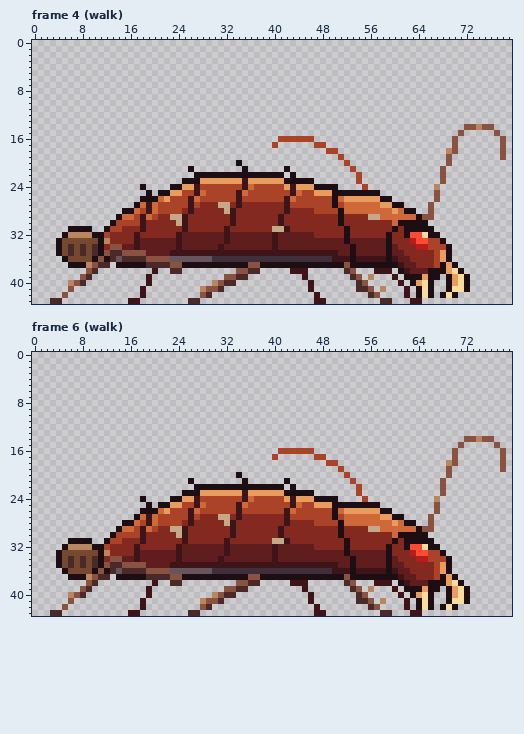
Two versions of one pixel-art file, assets/source/characters/scatterer/brood/brood-01.ase. Above, as it was before the edit.
80x44 pixels, 16 frames. Shown: frame 4 (walk), frame 6 (walk). The commit also changed other frames, which this record leaves out.
After the commit:
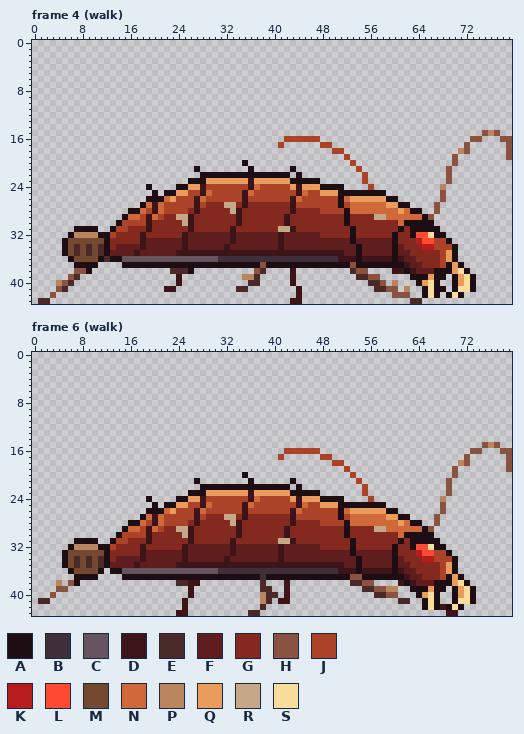
Palette (. is transparent): A #1c0e12  B #3e2f3a  C #66545e  D #3d1519  E #4a2a28  F #5f1d1d  G #84291f  H #8a5240  J #ab4329  K #b81c1c  L #ff4a32  M #74492f  N #d0693a  P #b98660  Q #ea9c5c  R #c4a888  S #f7dc9c
The edit:
Frame 4 (walk):
y 14: x 72..76 HHPHH -> .....
y 15: x 71 H -> .; x 75..76 .. -> HP
y 16: x 41 J -> .; x 47 . -> J; x 70 H -> .; x 73..74 .. -> HH; x 79 . -> H
y 17: x 40..41 J. -> .J; x 47 J -> .; x 49 . -> J; x 70 H -> .; x 72 . -> H; x 78..79 H. -> .H
y 18: x 49 J -> .; x 51 . -> J; x 69..72 PH.. -> ..PH; x 78..79 H. -> .H
y 19: x 51..52 J. -> .J; x 69..70 H. -> .H; x 78..79 H. -> .H
y 20: x 34..35 A. -> .A; x 52..53 J. -> .J; x 69..70 H. -> .H
y 21: x 26..27 A. -> .A; x 35..36 A. -> .A; x 42..43 A. -> .A; x 53..54 J. -> .J; x 68..69 H. -> .H
y 22: x 27 A -> .; x 42..44 .A. -> A.A; x 54..55 J. -> .J; x 68..69 H. -> .H
y 23: x 25 A -> .; x 28 Q -> A; x 35..36 DQ -> QD; x 42 A -> Q; x 47 . -> A; x 54..55 J. -> .J; x 68..69 H. -> .H
y 24: x 18..19 A. -> .A; x 23 A -> .; x 25 Q -> A; x 27..28 DJ -> QD; x 35..37 DNJ -> JDN; x 42..44 QDQ -> JQD; x 47 A -> Q; x 51 . -> A; x 55..56 J. -> .J; x 67..68 P. -> .P
y 25: x 19..21 A.A -> .A.; x 23 Q -> A; x 25 J -> Q; x 27..29 DNJ -> JDN; x 34..36 DNJ -> JDN; x 43..45 DNJ -> JDN; x 47 Q -> J; x 50 A -> Q; x 58 . -> A; x 67..68 H. -> .H
y 26: x 18 A -> .; x 21..23 NQJ -> ANQ; x 26..28 DNJ -> JDN; x 34..35 DJ -> JD; x 42..44 DNJ -> JDN; x 50..52 ANQ -> JAN; x 58 A -> Q; x 60 . -> A; x 67..68 H. -> .H
y 27: x 17..21 ANDNJ -> .ANDN; x 26..28 DJG -> JDJ; x 31 R -> G; x 33..35 GDG -> RGD; x 42..43 DJ -> GD; x 50..52 AJN -> JAJ; x 58 Q -> N; x 60 A -> Q; x 62 . -> A; x 66..67 H. -> .H
y 28: x 15 A -> .; x 17..21 NJDNJ -> ANJDN; x 25..27 GDG -> JGD; x 32..34 RDG -> GRD; x 42..43 DG -> GD; x 47 J -> G; x 51..52 AN -> JA; x 60..62 QNA -> NQN; x 64 . -> A; x 66..67 H. -> .H
y 29: x 14..15 AN -> .A; x 17..21 JDNJG -> NJDNJ; x 23 R -> G; x 25..26 DG -> RD; x 33..34 DG -> GD; x 41..42 DG -> GD; x 51..52 AG -> GA; x 56 R -> G; x 58 N -> R; x 64..65 AH -> NA
y 30: x 13..14 AJ -> .A; x 18..19 DG -> JD; x 24..26 RDG -> GRD; x 33..34 DG -> GD; x 41..42 DG -> GD; x 51..52 AG -> GA; x 60..61 NA -> GN; x 66 . -> A
y 31: x 6 A -> .; x 10 . -> A; x 12..13 AJ -> .A; x 15 G -> J; x 18..19 DG -> GD; x 25..26 DG -> GD; x 32..33 DG -> GD; x 40 R -> G; x 42..43 DG -> RD; x 52..53 AG -> GA; x 60..62 AGA -> GAG; x 67 . -> A
y 32: x 5..6 AP -> .A; x 10 A -> P; x 12..13 JG -> AJ; x 17..18 DG -> GD; x 24..25 DF -> GD; x 32..33 DF -> FD; x 40..41 DF -> FD; x 47 G -> F; x 52..53 AG -> GA; x 59..60 AG -> GA; x 62..63 AL -> GA; x 65..66 SA -> LS; x 68 . -> A
y 33: x 4..5 AM -> .A; x 11..12 AP -> MA; x 17..18 DF -> GD; x 24..25 DF -> FD; x 32..33 DF -> FD; x 40..41 DF -> FD; x 52..53 AF -> FA; x 59..60 AG -> FA; x 63..64 KL -> GK; x 66 J -> L; x 68..69 A. -> JA
y 34: x 4..14 AMEMEMEAGHH -> .AMEMEMEAGF; x 17..18 DF -> FD; x 24..25 DF -> FD; x 31..32 DF -> FD; x 40..41 DF -> FD; x 53..54 AF -> FA; x 59..61 AFG -> FAF; x 64 K -> G; x 66 J -> K; x 69..70 A. -> JA
y 35: x 4..18 AMEMEMEAHEEHHHH -> .AMEMEMEAFFFFDF; x 23 D -> F; x 51 F -> D; x 53..54 AF -> FA; x 59..60 AF -> FA; x 62 G -> F; x 67..70 JQA. -> GJQA
y 36: x 5..6 AM -> .A; x 10..22 AHAECEEEEHHHH -> MAEAACCCCCCCC; x 30 B -> C; x 50 D -> B; x 53..54 AD -> DA; x 59..61 ADF -> DAD; x 63 G -> F; x 67..70 JQA. -> GJQA
y 37: x 6 A -> .; x 9..12 PHEE -> AA..; x 14 A -> .; x 19..24 EEEEHH -> AAAAAA; x 36..38 HHA -> AAH; x 52..53 HA -> AH; x 61..62 DF -> AD; x 64 G -> F; x 67..71 JAQA. -> GJAQA
y 38: x 7..10 ..HE -> HHA.; x 20 D -> .; x 25..26 .. -> EA; x 34..38 HHEE. -> ...HE; x 44..45 DD -> ..; x 52..55 EH.. -> .EHH; x 57..63 DDD.ADF -> ...DDAD; x 66 A -> F; x 69..72 QSA. -> AQSA
y 39: x 6..9 ..HE -> HE..; x 19 D -> .; x 24 . -> D; x 32..37 HHEE.. -> ...PPE; x 43 . -> D; x 45 D -> .; x 53..57 EH.P. -> .EEHH; x 60 D -> .; x 62 A -> .; x 65..66 QA -> AQ; x 68..73 .AQSA. -> A.AQSA
y 40: x 4..8 ..PHE -> PHE..; x 19 D -> .; x 24 . -> D; x 30..33 PHEE -> ....; x 36..37 .. -> EE; x 43 . -> D; x 46 D -> .; x 54..58 EH... -> ..EEH; x 60..61 .D -> P.; x 63..67 AQSA. -> .AQSA; x 69..73 AQSA. -> .AQSA
y 41: x 4..6 ..H -> HE.; x 18 D -> .; x 22..23 .. -> DD; x 28..31 PHHE -> ....; x 34..35 .. -> EE; x 44 . -> D; x 46 D -> .; x 54..60 EEH.P.. -> ...EEHH; x 62 D -> P; x 64..70 ASA..AS -> .ASAA.A; x 72..73 A. -> SA
y 42: x 3 . -> H; x 5 H -> .; x 18 D -> .; x 28..29 HE -> ..; x 44 . -> D; x 47 D -> .; x 56..57 EH -> ..; x 60..62 ..D -> HHH; x 64..71 ASA.ASA. -> .ASA.ASA
y 43: x 1..4 ..EE -> EE..; x 16..17 DD -> ..; x 26..27 EE -> ..; x 43..44 .. -> DD; x 47..48 DD -> ..; x 58..59 EE -> ..; x 63..64 DD -> EE
Frame 6 (walk):
y 14: x 72..76 HHPHH -> .....
y 15: x 71 H -> .; x 75..76 .. -> HP
y 16: x 41 J -> .; x 47 . -> J; x 70 H -> .; x 73..74 .. -> HH; x 79 . -> H
y 17: x 40..41 J. -> .J; x 47 J -> .; x 49 . -> J; x 70 H -> .; x 72 . -> H; x 78..79 H. -> .H
y 18: x 49 J -> .; x 51 . -> J; x 69..72 PH.. -> ..PH; x 78..79 H. -> .H
y 19: x 51..52 J. -> .J; x 69..70 H. -> .H; x 78..79 H. -> .H
y 20: x 34..35 A. -> .A; x 52..53 J. -> .J; x 69..70 H. -> .H
y 21: x 26..27 A. -> .A; x 35..36 A. -> .A; x 42..43 A. -> .A; x 53..54 J. -> .J; x 68..69 H. -> .H
y 22: x 27 A -> .; x 42..44 .A. -> A.A; x 54..55 J. -> .J; x 68..69 H. -> .H
y 23: x 25 A -> .; x 28 Q -> A; x 35..36 DQ -> QD; x 42 A -> Q; x 47 . -> A; x 54..55 J. -> .J; x 68..69 H. -> .H
y 24: x 18..19 A. -> .A; x 23 A -> .; x 25 Q -> A; x 27..28 DJ -> QD; x 35..37 DNJ -> JDN; x 42..44 QDQ -> JQD; x 47 A -> Q; x 51 . -> A; x 55..56 J. -> .J; x 67..68 P. -> .P
y 25: x 19..21 A.A -> .A.; x 23 Q -> A; x 25 J -> Q; x 27..29 DNJ -> JDN; x 34..36 DNJ -> JDN; x 43..45 DNJ -> JDN; x 47 Q -> J; x 50 A -> Q; x 58 . -> A; x 67..68 H. -> .H
y 26: x 18 A -> .; x 21..23 NQJ -> ANQ; x 26..28 DNJ -> JDN; x 34..35 DJ -> JD; x 42..44 DNJ -> JDN; x 50..52 ANQ -> JAN; x 58 A -> Q; x 60 . -> A; x 67..68 H. -> .H
y 27: x 17..21 ANDNJ -> .ANDN; x 26..28 DJG -> JDJ; x 31 R -> G; x 33..35 GDG -> RGD; x 42..43 DJ -> GD; x 50..52 AJN -> JAJ; x 58 Q -> N; x 60 A -> Q; x 62 . -> A; x 66..67 H. -> .H
y 28: x 15 A -> .; x 17..21 NJDNJ -> ANJDN; x 25..27 GDG -> JGD; x 32..34 RDG -> GRD; x 42..43 DG -> GD; x 47 J -> G; x 51..52 AN -> JA; x 60..62 QNA -> NQN; x 64 . -> A; x 66..67 H. -> .H
y 29: x 14..15 AN -> .A; x 17..21 JDNJG -> NJDNJ; x 23 R -> G; x 25..26 DG -> RD; x 33..34 DG -> GD; x 41..42 DG -> GD; x 51..52 AG -> GA; x 56 R -> G; x 58 N -> R; x 64..65 AH -> NA
y 30: x 13..14 AJ -> .A; x 18..19 DG -> JD; x 24..26 RDG -> GRD; x 33..34 DG -> GD; x 41..42 DG -> GD; x 51..52 AG -> GA; x 60..61 NA -> GN; x 66 . -> A
y 31: x 6 A -> .; x 10 . -> A; x 12..13 AJ -> .A; x 15 G -> J; x 18..19 DG -> GD; x 25..26 DG -> GD; x 32..33 DG -> GD; x 40 R -> G; x 42..43 DG -> RD; x 52..53 AG -> GA; x 60..62 AGA -> GAG; x 67 . -> A
y 32: x 5..6 AP -> .A; x 10 A -> P; x 12..13 JG -> AJ; x 17..18 DG -> GD; x 24..25 DF -> GD; x 32..33 DF -> FD; x 40..41 DF -> FD; x 47 G -> F; x 52..53 AG -> GA; x 59..60 AG -> GA; x 62..63 AL -> GA; x 65..66 SA -> LS; x 68 . -> A
y 33: x 4..5 AM -> .A; x 11..12 AP -> MA; x 17..18 DF -> GD; x 24..25 DF -> FD; x 32..33 DF -> FD; x 40..41 DF -> FD; x 52..53 AF -> FA; x 59..60 AG -> FA; x 63..64 KL -> GK; x 66 J -> L; x 68..69 A. -> JA
y 34: x 4..14 AMEMEMEAGHH -> .AMEMEMEAGF; x 17..18 DF -> FD; x 24..25 DF -> FD; x 31..32 DF -> FD; x 40..41 DF -> FD; x 53..54 AF -> FA; x 59..61 AFG -> FAF; x 64 K -> G; x 66 J -> K; x 69..70 A. -> JA
y 35: x 4..18 AMEMEMEAHEEHHHH -> .AMEMEMEAFFFFDF; x 23 D -> F; x 51 F -> D; x 53..54 AF -> FA; x 59..60 AF -> FA; x 62 G -> F; x 67..70 JQA. -> GJQA
y 36: x 5..6 AM -> .A; x 10..22 AHAECEEEEHHHH -> MA.AACCCCCCCC; x 30 B -> C; x 50 D -> B; x 53..54 AD -> DA; x 59..61 ADF -> DAD; x 63 G -> F; x 67..70 JQA. -> GJQA
y 37: x 6 A -> .; x 9..12 PHEE -> AA..; x 14 A -> .; x 19..24 EEEEHH -> AAAAAA; x 36..38 HHA -> AAB; x 52..54 HAA -> AHH; x 61..62 DF -> AD; x 64 G -> F; x 67..71 JAQA. -> GJAQA
y 38: x 4 . -> P; x 6..7 .. -> HA; x 9..10 HE -> ..; x 20 D -> .; x 23 E -> .; x 25..27 ... -> EDD; x 34..38 HHEE. -> ....E; x 42..45 .DDD -> D...; x 52..59 EH...DDD -> .EEHH...; x 61..63 ADF -> DAD; x 66 A -> F; x 69..72 QSA. -> AQSA
y 39: x 4..5 .. -> HH; x 8..9 HE -> ..; x 19 D -> .; x 26 . -> D; x 32..35 HHEE -> ....; x 38..39 .. -> EE; x 42 . -> D; x 45 D -> .; x 53..60 EH.P...D -> ..EEHHPP; x 62 A -> .; x 65..66 QA -> AQ; x 68..73 .AQSA. -> A.AQSA
y 40: x 3 . -> H; x 6..8 PHE -> ...; x 19 D -> .; x 26 . -> D; x 30..33 PHEE -> ....; x 38..40 ... -> PEE; x 42 . -> D; x 46 D -> .; x 54..55 EH -> ..; x 57..61 ....D -> EEHH.; x 63..67 AQSA. -> .AQSA; x 69..73 AQSA. -> .AQSA
y 41: x 1..2 .. -> EE; x 6 H -> .; x 18 D -> .; x 25 . -> D; x 28..31 PHHE -> ....; x 38..39 .. -> PE; x 41..42 .. -> DD; x 46 D -> .; x 54..56 EEH -> ...; x 58 P -> .; x 61..62 .D -> EE; x 64..67 ASA. -> .ASA; x 69..70 AS -> .A; x 72..73 A. -> SA
y 42: x 5 H -> .; x 18 D -> .; x 25 . -> D; x 28..29 HE -> ..; x 38 . -> E; x 47 D -> .; x 56..57 EH -> ..; x 62 D -> .; x 64..71 ASA.ASA. -> .ASADASA
y 43: x 3..4 EE -> ..; x 16..17 DD -> ..; x 24..27 ..EE -> DD..; x 36..37 .. -> EE; x 47..48 DD -> ..; x 58..59 EE -> ..; x 63..64 DD -> ..; x 69..70 .. -> DD
Boxes around the changes in both pictures, in picture pixels (x1, y1, x2, y2):
changed: (38, 124, 512, 304)
changed: (38, 436, 512, 616)
